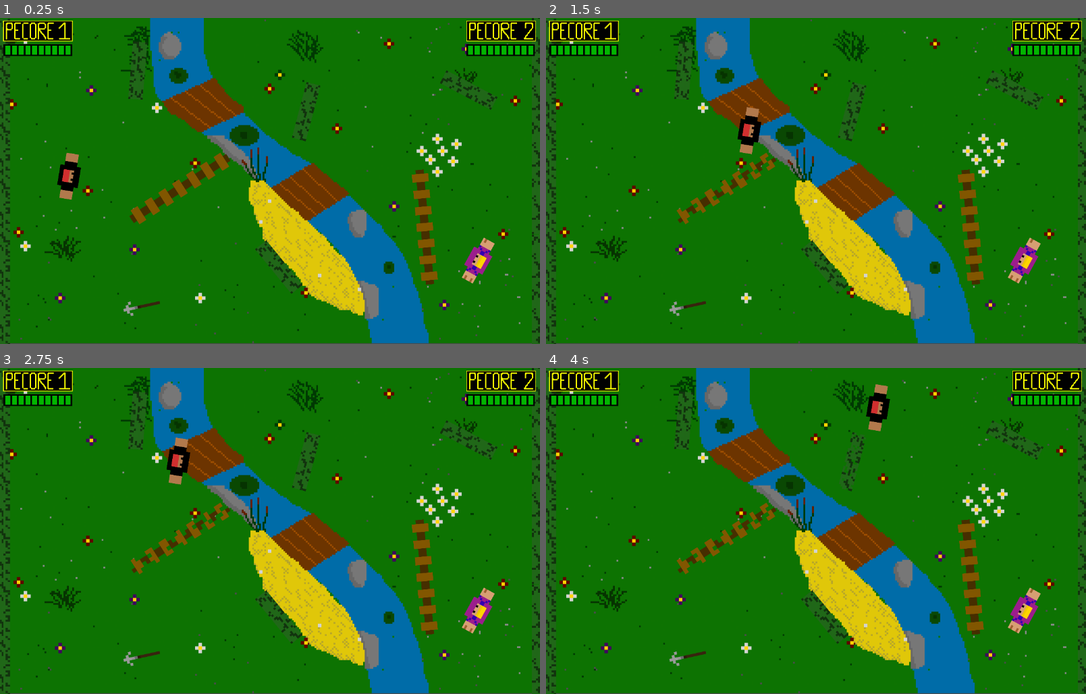
Above: before the commit, frames 1-4 (two rows, left to right).
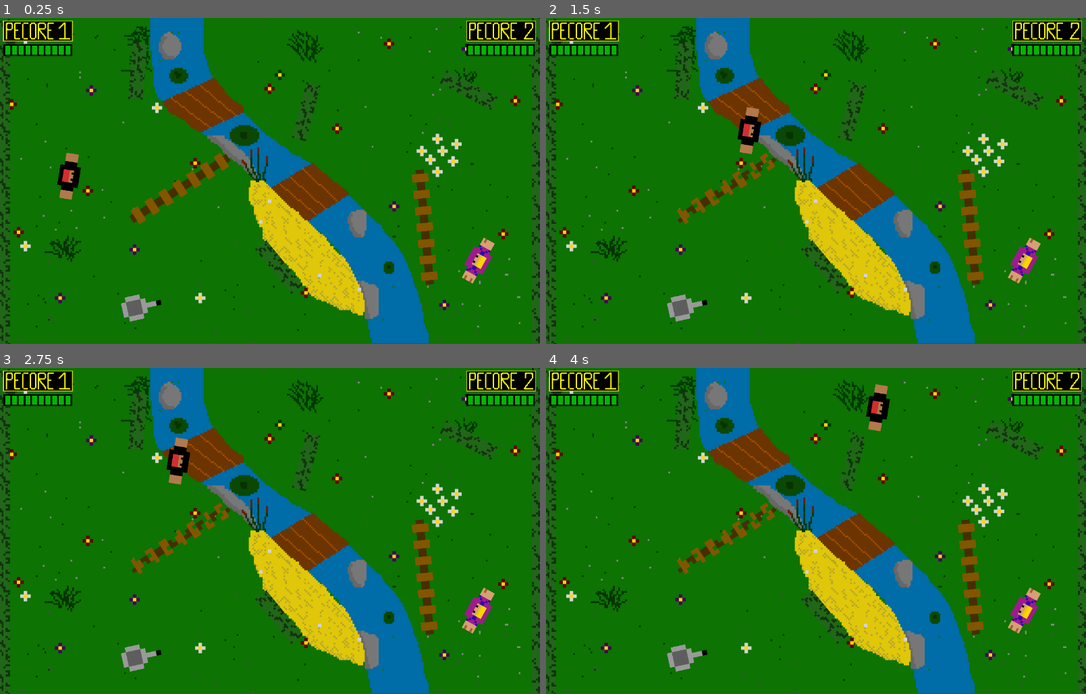
Above: after the commit, the same moments.

Repository: GuenotF/Proto_Pecore_Fight
Game: Godot game, scene res://_Scenes/Map.tscn
Two runs of this game, one before a commit and one after it. Both use one fixed random seed, a clock stepped at 60 frames per second and the inputs below. Sound files missing from this copy of the repository are replaced by a short silence.
Inputs (mouse positions are in pixels of both pictures, inside the frame that each line leads up to):
- Up to frame 1 (0.25 s): no input
- Up to frame 2 (1.5 s): tap Enter at 0.5 s; move the mouse to (934, 164) at 0.52 s; hold D (move_right) from 0.53 s (still down); click (934, 164) at 0.6 s; tap Z (move_up) at 0.77 s; move the mouse to (708, 197) at 1.27 s; click (708, 197) at 1.35 s
- Up to frame 3 (2.75 s): tap Z (move_up) at 1.52 s; move the mouse to (324, 459) at 2.02 s; release D (move_right) at 2.03 s; hold Q (move_left) from 2.03 s (still down); click (324, 459) at 2.1 s
- Up to frame 4 (4 s): move the mouse to (789, 596) at 2.77 s; release Q (move_left) at 2.78 s; hold D (move_right) from 2.78 s (still down); click (789, 596) at 2.85 s; tap Z (move_up) at 3.02, 3.77 s; move the mouse to (978, 579) at 3.52 s; click (978, 579) at 3.6 s

The runs differ from the first frame. In frame 1, 0.3% of the frame differs, in the area x 22-30%, y 84-94%; in frame 2, 0.3%; in frame 3, 0.3%; in frame 4, 0.3%.

Commit message:
add pan spe weapon v1

Diff:
--- a/Scripts/Map.gd
+++ b/Scripts/Map.gd
@@ -1,6 +1,7 @@
 extends Node2D
 
 var weapon = preload("res://_Scenes/Weapons/Special_Weapons/Spe_Spike.tscn")
+var pan = preload("res://_Scenes/Weapons/Special_Weapons/Spe_Pan.tscn")
 
 var blood_1 = preload("res://Sprites/FX/Blood/Blood1.png")
 var blood_2 = preload("res://Sprites/FX/Blood/Blood2.png")
@@ -13,11 +14,11 @@
 # Called when the node enters the scene tree for the first time.
 func _ready():
 	#yield(get_tree().create_timer(rand_range(3, 6)), "timeout")
-	spawn_weapon($Spawn_Weapon1)
+	spawn_weapon($Spawn_Weapon1, pan)
 	yield(get_tree().create_timer(rand_range(5, 8)), "timeout")
-	spawn_weapon($Spawn_Weapon2)
+	spawn_weapon($Spawn_Weapon2, weapon)
 	yield(get_tree().create_timer(rand_range(7, 10)), "timeout")
-	spawn_weapon($Spawn_Weapon3)
+	spawn_weapon($Spawn_Weapon3, weapon)
 	pass # Replace with function body.
 
 
@@ -27,7 +28,7 @@
 		if Input.is_action_pressed("start"):
 			get_tree().reload_current_scene()
 
-func spawn_weapon(spawn):
+func spawn_weapon(spawn, weapon):
 	var w = weapon.instance()
 	w.position = spawn.position
 	w.speed = 0
--- a/Scripts/Weapons/Special_Weapons.gd
+++ b/Scripts/Weapons/Special_Weapons.gd
@@ -19,7 +19,7 @@
 			player = body
 			player.s_weapon = load("res://_Scenes/Weapons/Special_Weapons/" + self.get_name() + ".tscn")
 			player.have_spe = true
-			player.grabbed_weapon.set_texture(s_w)
+			player.grabbed_weapon.set_texture($Sprite)
 			queue_free()
 	else:
 		if body.is_in_group("walls"):
--- a/Scripts/Weapons/Weapon.gd
+++ b/Scripts/Weapons/Weapon.gd
@@ -13,7 +13,7 @@
 
 func _ready():
 	#set_scale(Vector2(0.2, 0.2))
-	$AnimatedSprite.play("default")
+	#$AnimatedSprite.play("default")
 	weapon_range(weapon_range)
 
 
--- /dev/null
+++ b/_Scenes/Weapons/Special_Weapons/Spe_Pan.tscn
@@ -0,0 +1,16 @@
+[gd_scene load_steps=4 format=2]
+
+[ext_resource path="res://_Scenes/Weapons/Special_Weapons/Special_Weapons.tscn" type="PackedScene" id=1]
+[ext_resource path="res://Sprites/Weapons/Proto_Poelle.png" type="Texture" id=2]
+
+[sub_resource type="CircleShape2D" id=1]
+radius = 52.4382
+
+[node name="Spe_Pan" instance=ExtResource( 1 )]
+
+[node name="Sprite" parent="." index="0"]
+texture = ExtResource( 2 )
+
+[node name="CollisionShape2D" parent="." index="1"]
+position = Vector2( 28.5905, 0 )
+shape = SubResource( 1 )
--- a/_Scenes/Weapons/Special_Weapons/Spe_Spike.tscn
+++ b/_Scenes/Weapons/Special_Weapons/Spe_Spike.tscn
@@ -1,15 +1,7 @@
-[gd_scene load_steps=5 format=2]
+[gd_scene load_steps=4 format=2]
 
 [ext_resource path="res://_Scenes/Weapons/Special_Weapons/Special_Weapons.tscn" type="PackedScene" id=1]
 [ext_resource path="res://Sprites/Weapons/Proto_Spike.png" type="Texture" id=2]
-
-[sub_resource type="SpriteFrames" id=1]
-animations = [ {
-"frames": [ ExtResource( 2 ) ],
-"loop": true,
-"name": "default",
-"speed": 5.0
-} ]
 
 [sub_resource type="CapsuleShape2D" id=2]
 height = 99.8627
@@ -19,8 +11,8 @@
 damage = 2
 weapon_range = 10.0
 
-[node name="AnimatedSprite" parent="." index="0"]
-frames = SubResource( 1 )
+[node name="Sprite" parent="." index="0"]
+texture = ExtResource( 2 )
 
 [node name="CollisionShape2D" parent="." index="1"]
 position = Vector2( 10.4882, 0 )
--- a/_Scenes/Weapons/Special_Weapons/Special_Weapons.tscn
+++ b/_Scenes/Weapons/Special_Weapons/Special_Weapons.tscn
@@ -7,7 +7,7 @@
 ]]
 script = ExtResource( 1 )
 
-[node name="AnimatedSprite" type="AnimatedSprite" parent="."]
+[node name="Sprite" type="Sprite" parent="."]
 rotation = 1.5708
 
 [node name="CollisionShape2D" type="CollisionShape2D" parent="."]
